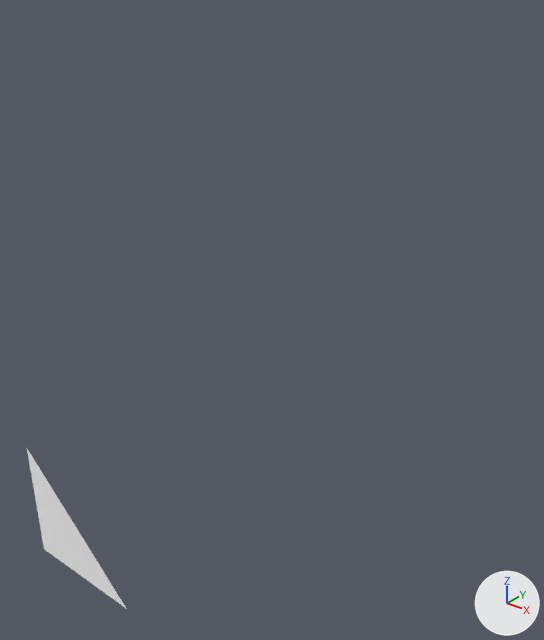
One commit to the glTF model tests/fixtures/minimal.gltf: the scene before it, then after it.
Both versions are drawn from a 50 mm lens placed at (4.39, -2.52, 4.35), pointed at (1.88, 0.61, 2.41). Every picture has the same lights, and +X, +Y and +Z are marked at lower right. The first picture is the older version.

Objects in the first picture: 'Triangle'.
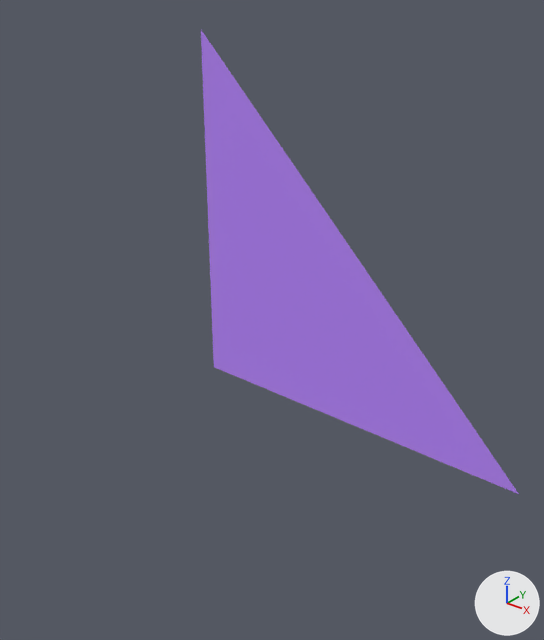
Where the change shows, as pixel boxes [x1, y1, x2, y2] in the pictures (544 x 640 px):
'Triangle', recoloured, moved, rescaled (216% wider, 189% taller)
    before: [27, 449, 127, 609]
    after: [201, 30, 519, 494]

The edits, one by one:
Material 'Tinted' (mat_tinted) is new.
Its base color is (0.5, 0.25, 1.0) (purple #bc89ff).
Its roughness is 1.0.
me_trianglemesh has 3 vertices, 1 face and spans x 0.0..1.0, y 0.0, z 0.0..1.0.
me_trianglemesh no longer uses material mat_default (white #ffffff).
me_trianglemesh gains material mat_tinted (purple #bc89ff).
Object 'Triangle' (ob_triangle) moves from (0.0, 0.0, 0.0) to (1.5, 0.5, 2.0).
Object 'Triangle' (ob_triangle) is rescaled from (1.0, 1.0, 1.0) to (2.0, 2.0, 2.0).
